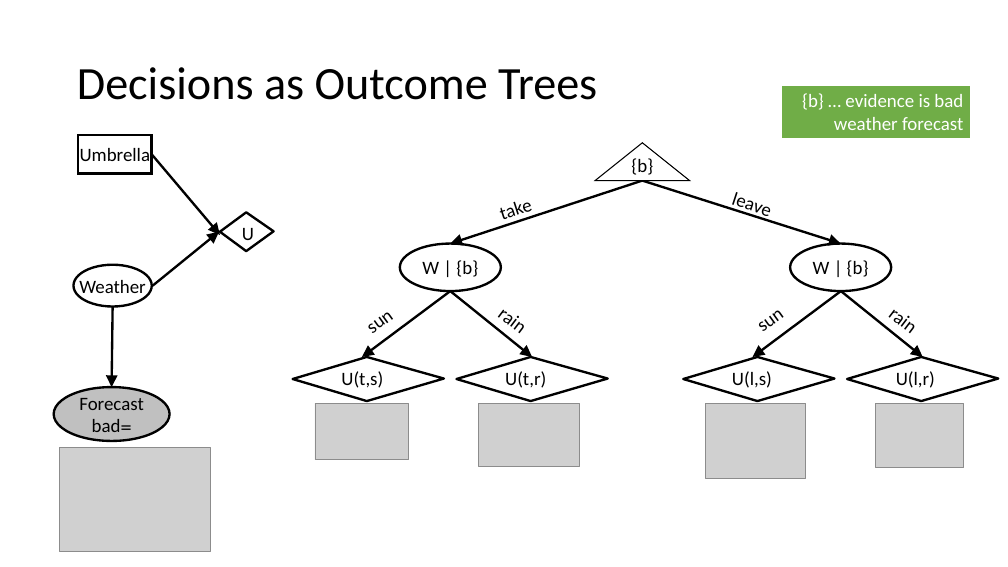
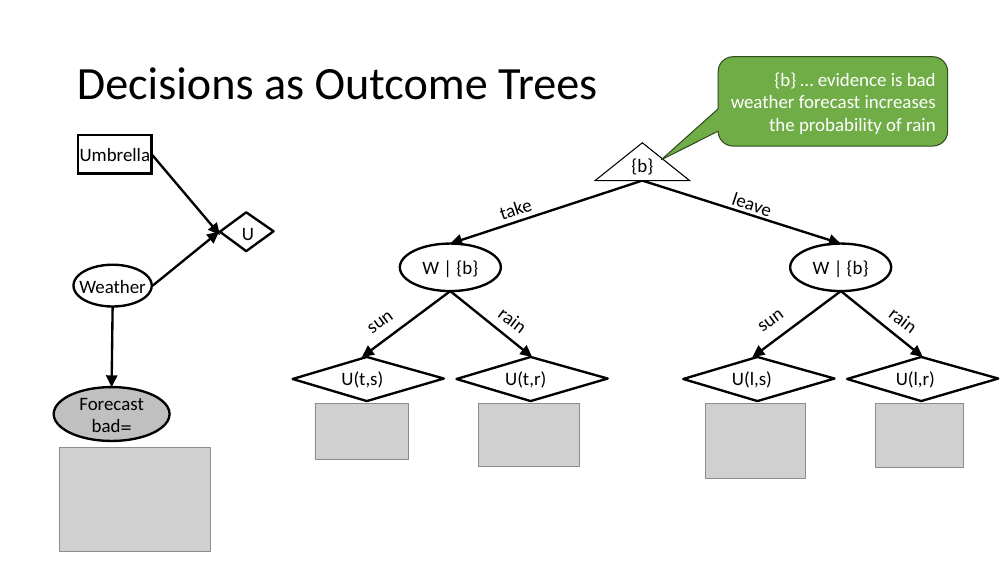
Before and after one commit to mhahsler/CS7320-AI, a slide deck: slide 14 of slides/16_decision_making.pptx. Drawn at 1008x567 pixels with LibreOffice and Linux fonts; fonts in the diff are those of the drawing; grey boxes stand for pictures. Boxes give left, top, right and bottom in pixels: in the first picture for what was removed or moved away, otherwise in the second. Text is boxed around its words. In the diff, an @@ line names an element or a change of style, - is before the commit and + after.

```diff
--- a/slides/16_decision_making.pptx
+++ b/slides/16_decision_making.pptx
@@ rounded speech box "{b} … evidence is bad ...": place and size @@
-rounded speech box "{b} … evidence is bad ..." at bbox=[782, 85, 972, 138]
+rounded speech box "{b} … evidence is bad ..." at bbox=[718, 57, 948, 146]
@@ rounded speech box "{b} … evidence is bad ..." at bbox=[718, 57, 948, 146]: vertical alignment top to middle; rectangle to rounded speech box; outline #FFFFFF 1.5 pt to #314C1F 1 pt @@
@@ text in rounded speech box at bbox=[731, 72, 936, 134]: text changed @@
-{b} … evidence is bad weather forecast
+{b} … evidence is bad weather forecast increases the probability of rain
```
Also in this commit, not shown: 7 other slides changed, 1 other file.
